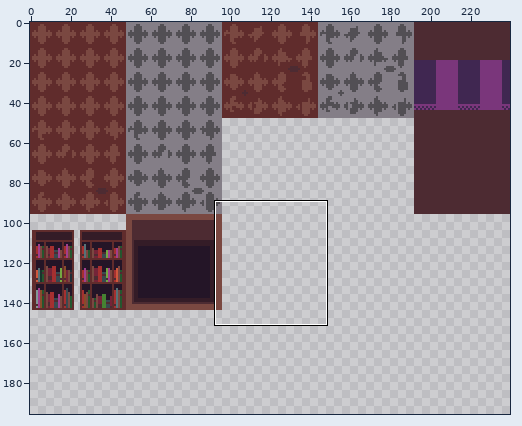
File history of a sprite sheet, assets/tiles/tilesheet48x48.png. The picture above shows the old version from afar; the outline marks the close-up.
Close-up. Before:
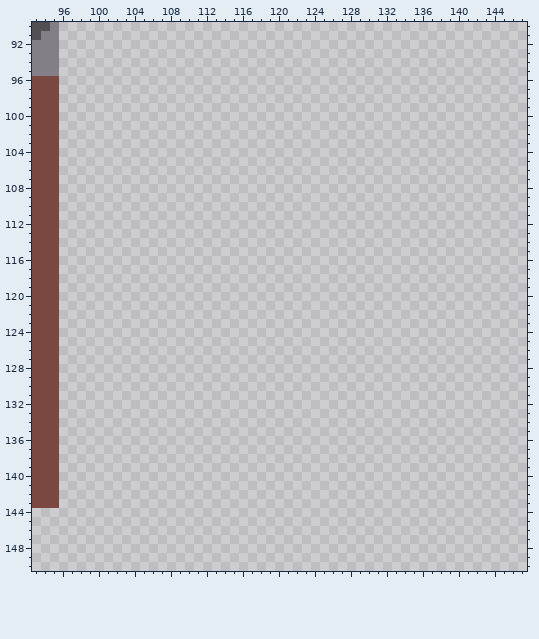
The file is 240x240 pixels. Shown: x 93..147, y 90..150. The wide view leaves out empty margins. The commit also changed other parts of the picture, which this record leaves out.
Now the later version:
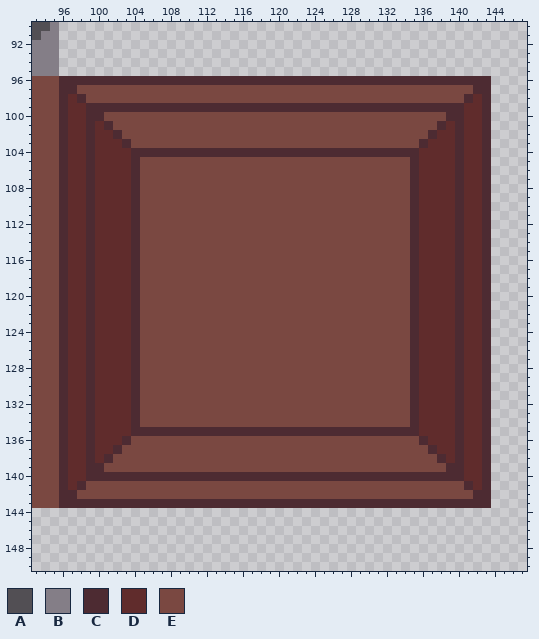
Palette (. is transparent): A #524f54  B #847e87  C #4d2b32  D #602c2c  E #7a4841
Difference:
Changed rows in their new state; - is an unchanged pixel.
first column x 96:
 96 CCCCCCCCCCCCCCCCCCCCCCCCCCCCCCCCCCCCCCCCCCCCCCCC
 97 CCEEEEEEEEEEEEEEEEEEEEEEEEEEEEEEEEEEEEEEEEEEEECC
 98 CDCEEEEEEEEEEEEEEEEEEEEEEEEEEEEEEEEEEEEEEEEEECDC
 99 CDDCCCCCCCCCCCCCCCCCCCCCCCCCCCCCCCCCCCCCCCCCCDDC
100 CDDCCEEEEEEEEEEEEEEEEEEEEEEEEEEEEEEEEEEEEEECCDDC
101 CDDCDCEEEEEEEEEEEEEEEEEEEEEEEEEEEEEEEEEEEECDCDDC
102 CDDCDDCEEEEEEEEEEEEEEEEEEEEEEEEEEEEEEEEEECDDCDDC
103 CDDCDDDCEEEEEEEEEEEEEEEEEEEEEEEEEEEEEEEECDDDCDDC
104 CDDCDDDDCCCCCCCCCCCCCCCCCCCCCCCCCCCCCCCCDDDDCDDC
105 CDDCDDDDCEEEEEEEEEEEEEEEEEEEEEEEEEEEEEECDDDDCDDC
106 CDDCDDDDCEEEEEEEEEEEEEEEEEEEEEEEEEEEEEECDDDDCDDC
107 CDDCDDDDCEEEEEEEEEEEEEEEEEEEEEEEEEEEEEECDDDDCDDC
108 CDDCDDDDCEEEEEEEEEEEEEEEEEEEEEEEEEEEEEECDDDDCDDC
109 CDDCDDDDCEEEEEEEEEEEEEEEEEEEEEEEEEEEEEECDDDDCDDC
110 CDDCDDDDCEEEEEEEEEEEEEEEEEEEEEEEEEEEEEECDDDDCDDC
111 CDDCDDDDCEEEEEEEEEEEEEEEEEEEEEEEEEEEEEECDDDDCDDC
112 CDDCDDDDCEEEEEEEEEEEEEEEEEEEEEEEEEEEEEECDDDDCDDC
113 CDDCDDDDCEEEEEEEEEEEEEEEEEEEEEEEEEEEEEECDDDDCDDC
114 CDDCDDDDCEEEEEEEEEEEEEEEEEEEEEEEEEEEEEECDDDDCDDC
115 CDDCDDDDCEEEEEEEEEEEEEEEEEEEEEEEEEEEEEECDDDDCDDC
116 CDDCDDDDCEEEEEEEEEEEEEEEEEEEEEEEEEEEEEECDDDDCDDC
117 CDDCDDDDCEEEEEEEEEEEEEEEEEEEEEEEEEEEEEECDDDDCDDC
118 CDDCDDDDCEEEEEEEEEEEEEEEEEEEEEEEEEEEEEECDDDDCDDC
119 CDDCDDDDCEEEEEEEEEEEEEEEEEEEEEEEEEEEEEECDDDDCDDC
120 CDDCDDDDCEEEEEEEEEEEEEEEEEEEEEEEEEEEEEECDDDDCDDC
121 CDDCDDDDCEEEEEEEEEEEEEEEEEEEEEEEEEEEEEECDDDDCDDC
122 CDDCDDDDCEEEEEEEEEEEEEEEEEEEEEEEEEEEEEECDDDDCDDC
123 CDDCDDDDCEEEEEEEEEEEEEEEEEEEEEEEEEEEEEECDDDDCDDC
124 CDDCDDDDCEEEEEEEEEEEEEEEEEEEEEEEEEEEEEECDDDDCDDC
125 CDDCDDDDCEEEEEEEEEEEEEEEEEEEEEEEEEEEEEECDDDDCDDC
126 CDDCDDDDCEEEEEEEEEEEEEEEEEEEEEEEEEEEEEECDDDDCDDC
127 CDDCDDDDCEEEEEEEEEEEEEEEEEEEEEEEEEEEEEECDDDDCDDC
128 CDDCDDDDCEEEEEEEEEEEEEEEEEEEEEEEEEEEEEECDDDDCDDC
129 CDDCDDDDCEEEEEEEEEEEEEEEEEEEEEEEEEEEEEECDDDDCDDC
130 CDDCDDDDCEEEEEEEEEEEEEEEEEEEEEEEEEEEEEECDDDDCDDC
131 CDDCDDDDCEEEEEEEEEEEEEEEEEEEEEEEEEEEEEECDDDDCDDC
132 CDDCDDDDCEEEEEEEEEEEEEEEEEEEEEEEEEEEEEECDDDDCDDC
133 CDDCDDDDCEEEEEEEEEEEEEEEEEEEEEEEEEEEEEECDDDDCDDC
134 CDDCDDDDCEEEEEEEEEEEEEEEEEEEEEEEEEEEEEECDDDDCDDC
135 CDDCDDDDCCCCCCCCCCCCCCCCCCCCCCCCCCCCCCCCDDDDCDDC
136 CDDCDDDCEEEEEEEEEEEEEEEEEEEEEEEEEEEEEEEECDDDCDDC
137 CDDCDDCEEEEEEEEEEEEEEEEEEEEEEEEEEEEEEEEEECDDCDDC
138 CDDCDCEEEEEEEEEEEEEEEEEEEEEEEEEEEEEEEEEEEECDCDDC
139 CDDCCEEEEEEEEEEEEEEEEEEEEEEEEEEEEEEEEEEEEEECCDDC
140 CDDCCCCCCCCCCCCCCCCCCCCCCCCCCCCCCCCCCCCCCCCCCDDC
141 CDCEEEEEEEEEEEEEEEEEEEEEEEEEEEEEEEEEEEEEEEEEECDC
142 CCEEEEEEEEEEEEEEEEEEEEEEEEEEEEEEEEEEEEEEEEEEEECC
143 CCCCCCCCCCCCCCCCCCCCCCCCCCCCCCCCCCCCCCCCCCCCCCCC
Boxes around the changes in both close-ups, in picture pixels (x1, y1, x2, y2):
added: (59, 76, 491, 508)
